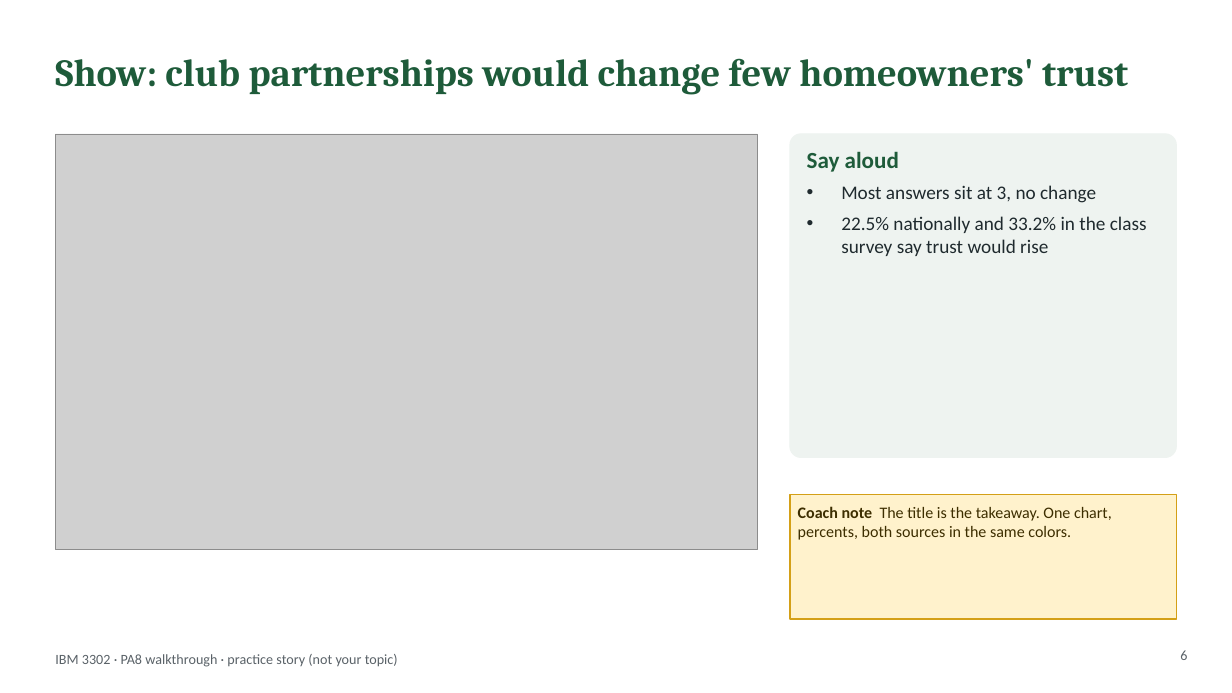
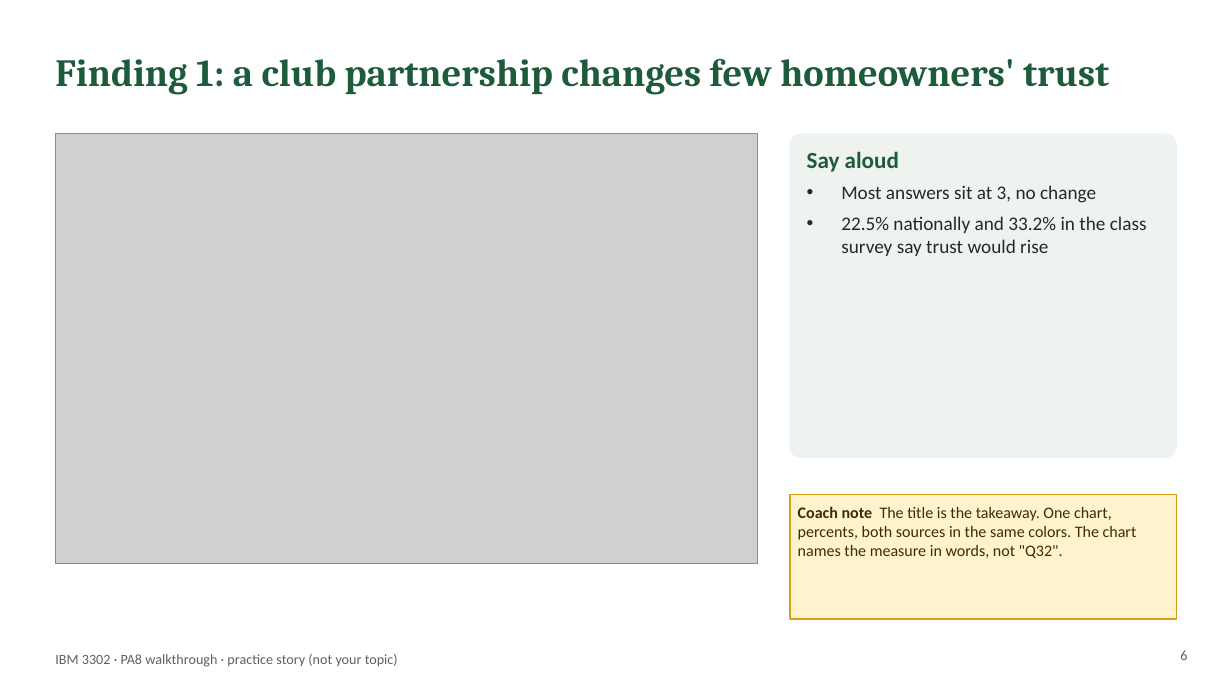
Before and after one commit to lyf718718/mktg-research-sim, a slide deck: slide 6 of hub/files/PA8_Presentation_Walkthrough.pptx. Drawn at 1232x693 pixels with LibreOffice and Linux fonts; fonts in the diff are those of the drawing; grey boxes stand for pictures. Boxes give left, top, right and bottom in pixels: in the first picture for what was removed or moved away, otherwise in the second. Text is boxed around its words. In the diff, an @@ line names an element or a change of style, - is before the commit and + after.

```diff
--- a/hub/files/PA8_Presentation_Walkthrough.pptx
+++ b/hub/files/PA8_Presentation_Walkthrough.pptx
@@ title at (55,58,1109,95): text changed @@
-Show: club partnerships would change few homeowners' trust
+Finding 1: a club partnership changes few homeowners' trust
@@ picture: place and size @@
-picture at (55,134,758,550)
+picture at (55,134,758,563)
@@ text in rectangle at (798,506,1137,558): text changed @@
-Coach note The title is the takeaway. One chart, percents, both sources in the same colors.
+Coach note The title is the takeaway. One chart, percents, both sources in the same colors. The chart names the measure in words, not "Q32".
```
Also in this commit, not shown: 12 other slides changed, 17 other files.
